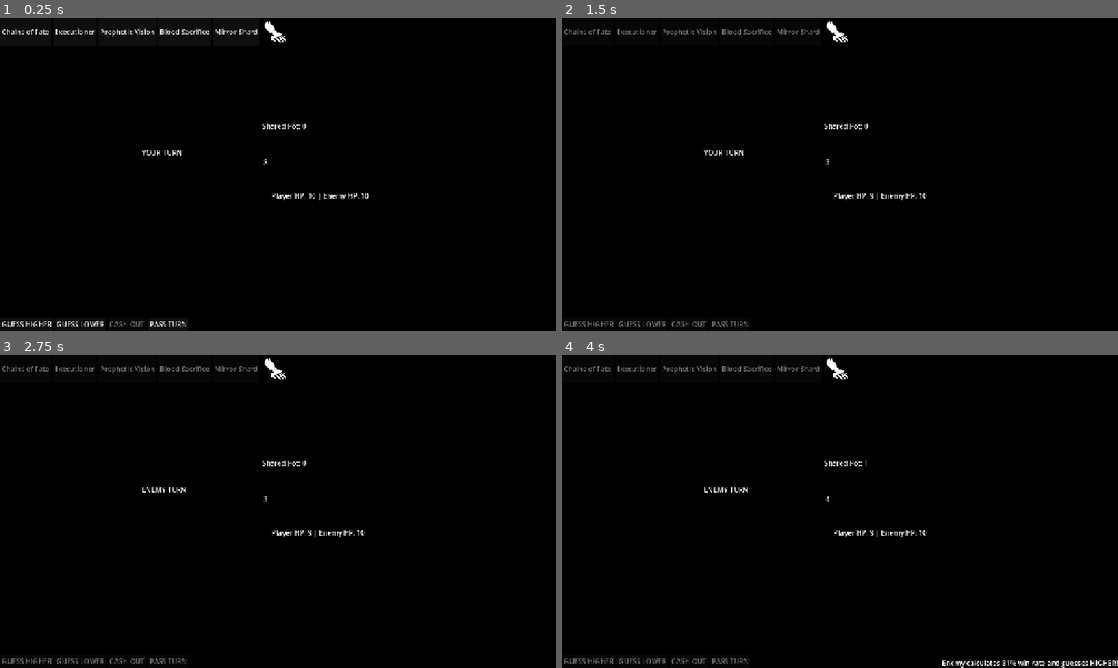
Above: before the commit, frames 1-4 (two rows, left to right).
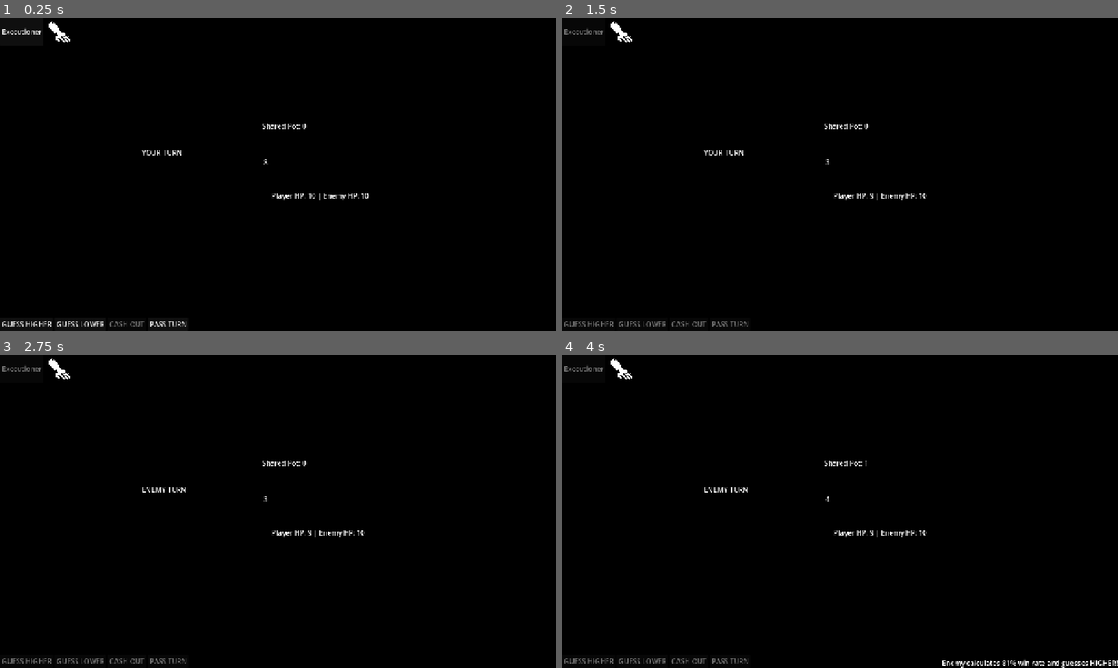
Above: after the commit, the same moments.

Repository: wadahac/HighLowPrototype
Game: Godot game, scene res://scenes/main.tscn
Same seed, same stepped clock (60 frames per second), same inputs: the game is played once before the commit and once after it.
Inputs:
- Up to frame 1 (0.25 s): no input
- Up to frame 2 (1.5 s): click "GUESS HIGHER" at 0.5 s; tap Enter at 1.25 s
- Up to frame 3 (2.75 s): no input
- Up to frame 4 (4 s): tap Space at 2.75 s; tap Enter at 3.5 s

The runs differ from the first frame. In frame 1, 0.6% of the frame differs, in the area x 0-52%, y 1-8%; in frame 2, 0.6%; in frame 3, 0.6%; in frame 4, 0.6%.

Commit message:
feat: update UI dynamically when stealing Trump cards
Co-authored-by: aider (gemini/gemini-3.5-flash) <aider@aider.chat>

Diff:
--- a/high-low-prototype/src/HighLowGameManager.gd
+++ b/high-low-prototype/src/HighLowGameManager.gd
@@ -208,39 +208,65 @@
 
 # Reuse Existing UI Buttons (Do NOT Create New Nodes)
 func update_trump_ui() -> void:
+	refresh_trump_ui()
+
+func refresh_trump_ui() -> void:
 	var container = $UI_Layer/TrumpContainer
 	if not container:
 		return
 
 	var buttons = container.get_children()
 	var steal_btn = $UI_Layer/TrumpContainer/StealButton
+
+	# Filter out steal button
+	var trump_buttons = []
+	for btn in buttons:
+		if btn != steal_btn:
+			trump_buttons.append(btn)
+
+	# We want to map each unused trump in trumps_hand to a button
+	var active_trumps = []
+	for t in trumps_hand:
+		if not t.is_used:
+			active_trumps.append(t)
+
 	var assigned_buttons = []
 
-	# Map player's trumps to existing buttons in TrumpContainer
-	for trump in trumps_hand:
+	# 1. Try to match by name first
+	for trump in active_trumps:
 		var trump_name = trump.get_script().get_path().get_file().get_basename()
 		var found_btn = null
-		for btn in buttons:
-			if btn == steal_btn:
-				continue
+		for btn in trump_buttons:
 			if btn in assigned_buttons:
 				continue
 			if trump_name.to_lower() in btn.name.to_lower() or btn.name.to_lower() in trump_name.to_lower():
 				found_btn = btn
 				break
-
 		if found_btn:
 			assigned_buttons.append(found_btn)
-			found_btn.visible = true
-			found_btn.disabled = trump.is_used or not is_player_turn
-			if found_btn.pressed.is_connected(_on_trump_button_pressed):
-				found_btn.pressed.disconnect(_on_trump_button_pressed)
-			found_btn.pressed.connect(_on_trump_button_pressed.bind(trump))
-
-	# Hide and disable any other buttons that are not currently in the player's hand
-	for btn in buttons:
-		if btn == steal_btn:
+			_setup_trump_button(found_btn, trump)
+
+	# 2. Assign remaining active trumps to any leftover buttons
+	for trump in active_trumps:
+		var already_assigned = false
+		for btn in assigned_buttons:
+			if btn.pressed.is_connected(_on_trump_button_pressed.bind(trump)):
+				already_assigned = true
+				break
+		if already_assigned:
 			continue
+
+		var leftover_btn = null
+		for btn in trump_buttons:
+			if not btn in assigned_buttons:
+				leftover_btn = btn
+				break
+		if leftover_btn:
+			assigned_buttons.append(leftover_btn)
+			_setup_trump_button(leftover_btn, trump)
+
+	# 3. Hide/disable all unassigned buttons
+	for btn in trump_buttons:
 		if not btn in assigned_buttons:
 			btn.visible = false
 			btn.disabled = true
@@ -248,6 +274,19 @@
 	if steal_btn:
 		steal_btn.visible = true
 		steal_btn.disabled = not is_player_turn
+
+func _setup_trump_button(btn: Button, trump) -> void:
+	btn.visible = true
+	btn.disabled = not is_player_turn
+	var trump_name = trump.get_script().get_path().get_file().get_basename()
+	var display_name = trump.card_name if "card_name" in trump else trump_name
+	btn.text = display_name
+
+	# Clear old connections
+	for conn in btn.pressed.get_connections():
+		btn.pressed.disconnect(conn.callable)
+
+	btn.pressed.connect(_on_trump_button_pressed.bind(trump))
 
 func _on_trump_button_pressed(trump) -> void:
 	trump.execute_player(self)
@@ -276,11 +315,17 @@
 	set_player_controls_enabled(true)
 
 func _on_steal_button_pressed() -> void:
-	steal_trump.apply_effect(self, enemy_ai, self)
-	update_trump_ui()
+	var stolen_trump = steal_trump.apply_effect(self, enemy_ai, self)
+	if stolen_trump:
+		var card_name = stolen_trump.card_name if "card_name" in stolen_trump else stolen_trump.get_script().get_path().get_file().get_basename()
+		print("STOLE TRUMP: Stole ", card_name)
+		if status_label:
+			status_label.text = "Player stole " + card_name + "!"
+	else:
+		if status_label:
+			status_label.text = "Player tried to steal, but enemy has no Trumps!"
+	refresh_trump_ui()
 	_update_base_card_ui()
-	if status_label:
-		status_label.text = "Player activated Soul Thievery!"
 
 func trigger_juice_effect(effect_name: String) -> void:
 	print("Juice effect triggered: ", effect_name)
@@ -441,12 +486,8 @@
 		cash_out_button.disabled = player_cash_out_and_pass_locked or shared_pot == 0
 		pass_button.disabled = player_cash_out_and_pass_locked
 
-		chains_button.disabled = chains_trump.is_used
-		executioner_button.disabled = executioner_trump.is_used
-		vision_button.disabled = vision_trump.is_used
-		sacrifice_button.disabled = sacrifice_trump.is_used
-		mirror_button.disabled = mirror_trump.is_used
-		steal_button.disabled = false
+		# Update Trump buttons state
+		refresh_trump_ui()
 	else:
 		cash_out_button.disabled = true
 		pass_button.disabled = true
--- a/high-low-prototype/src/trumps/SoulThievery.gd
+++ b/high-low-prototype/src/trumps/SoulThievery.gd
@@ -1,13 +1,14 @@
 extends "res://src/trumps/TrumpCard.gd"
 
-func apply_effect(user, target, game_manager) -> void:
+func apply_effect(user, target, game_manager) -> Variant:
 	is_used = true
+	var stolen_card = null
 	if target and "trumps_hand" in target and not target.trumps_hand.is_empty():
 		var random_index = randi() % target.trumps_hand.size()
-		var stolen_card = target.trumps_hand.pop_at(random_index)
+		stolen_card = target.trumps_hand.pop_at(random_index)
 		if user and "trumps_hand" in user:
 			user.trumps_hand.append(stolen_card)
-			print("STOLE TRUMP: Player stole ", stolen_card, " from enemy!")
 
 	if game_manager and game_manager.has_method("trigger_juice_effect"):
 		game_manager.trigger_juice_effect("steal")
+	return stolen_card
